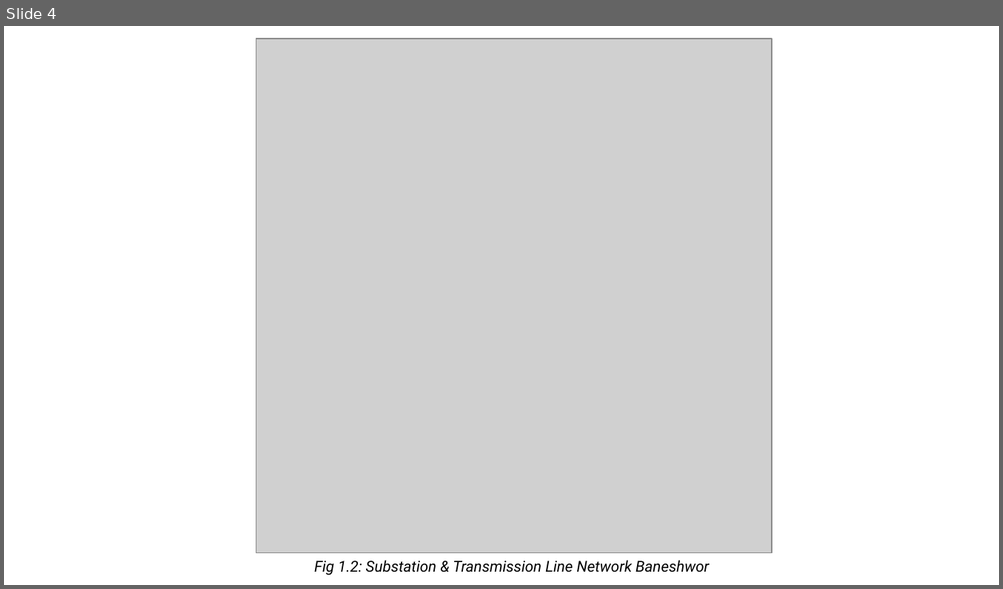
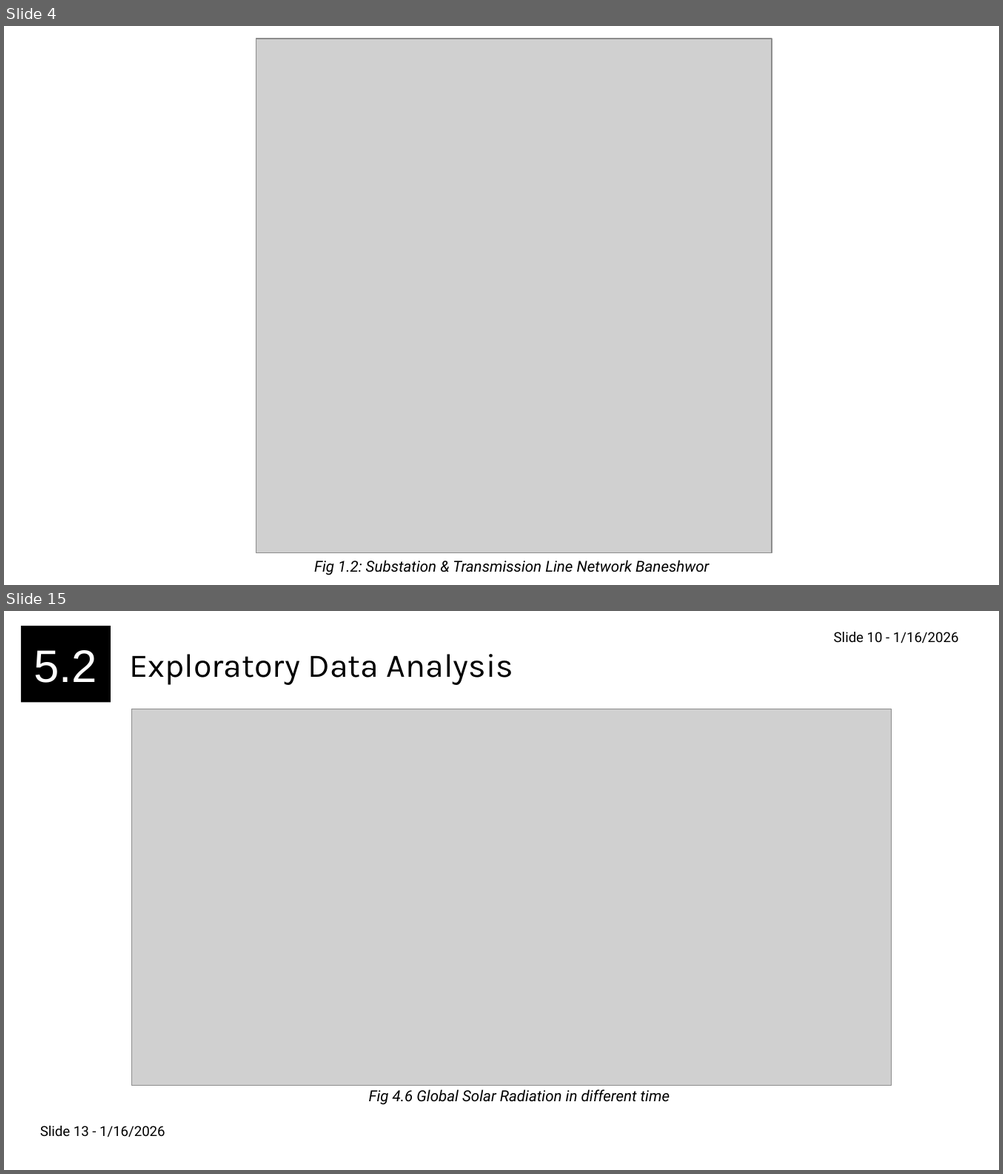
Before and after one commit to bikash0351/feeder, a slide deck: documentation/MW Load Presenation Final.pptx. Shown one above the other, each under a label of ours: slide 4 before the commit, slides 4 and 15 after it; the slides between them are not shown. The pictures are 1003x589 and 1003x1174 pixels, drawn with LibreOffice and Linux fonts; fonts in the diff are those of the drawing; grey boxes stand for pictures. Boxes give left, top, right and bottom in pixels: in the first picture for what was removed or moved away, otherwise in the second. Text is boxed around its words. In the diff, an @@ line names an element or a change of style, - is before the commit and + after.

```diff
--- a/documentation/MW Load Presenation Final.pptx
+++ b/documentation/MW Load Presenation Final.pptx
@@ slide 15 added at bbox=[4, 611, 999, 1170], background #FFFFFF @@
@@ rectangle added at bbox=[21, 626, 111, 703], fill #000000, 33 pt, text #FFFFFF @@
+5.2
@@ text added at bbox=[834, 632, 959, 643], 10 pt, text #000000 @@
+Slide 10 - 1/16/2026
@@ title added at bbox=[129, 654, 513, 685], 24 pt, text #000000 @@
+Exploratory Data Analysis
@@ picture added at bbox=[131, 709, 891, 1086] @@
@@ text added at bbox=[369, 1090, 669, 1105], 11 pt, text #000000, italic @@
+Fig 4.6 Global Solar Radiation in different time
@@ text added at bbox=[40, 1126, 165, 1137], 10 pt, text #000000 @@
+Slide 13 - 1/16/2026
```
Also in this commit, not shown: 20 slides changed, 3 other slides added, 25 other files.
